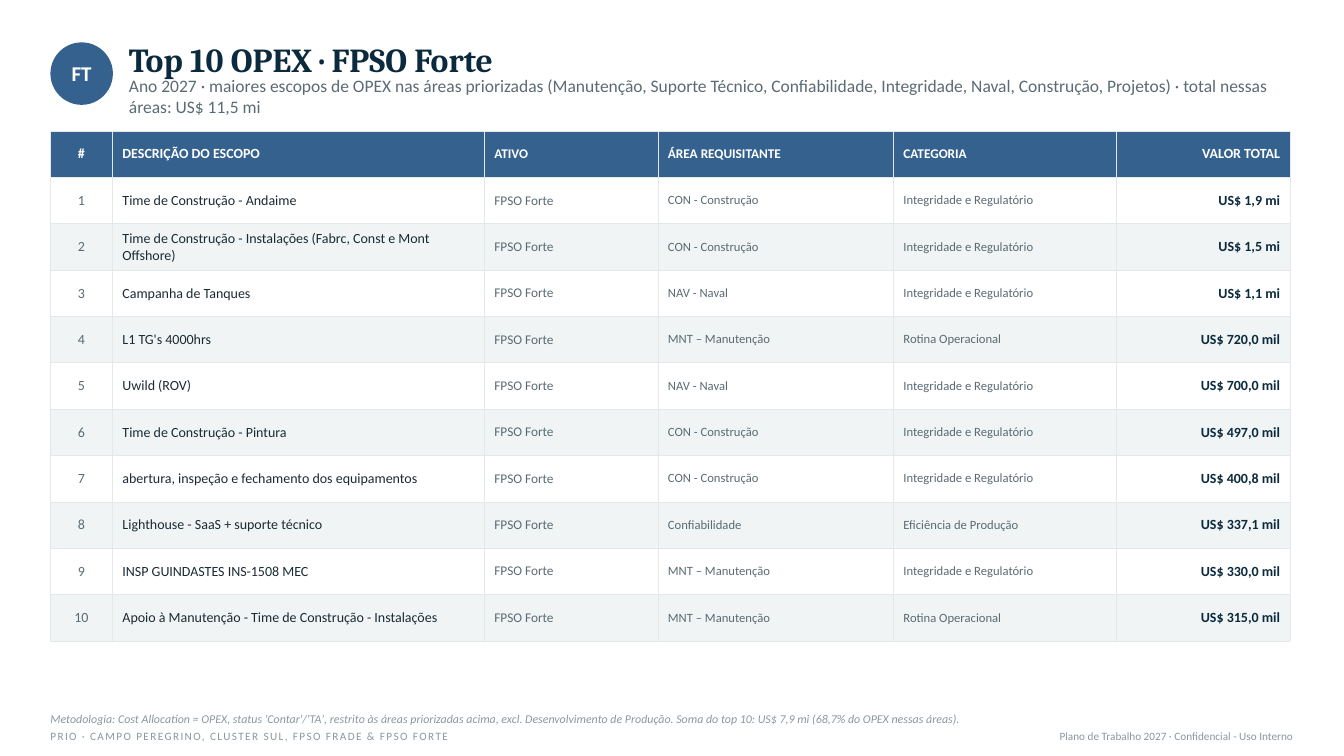
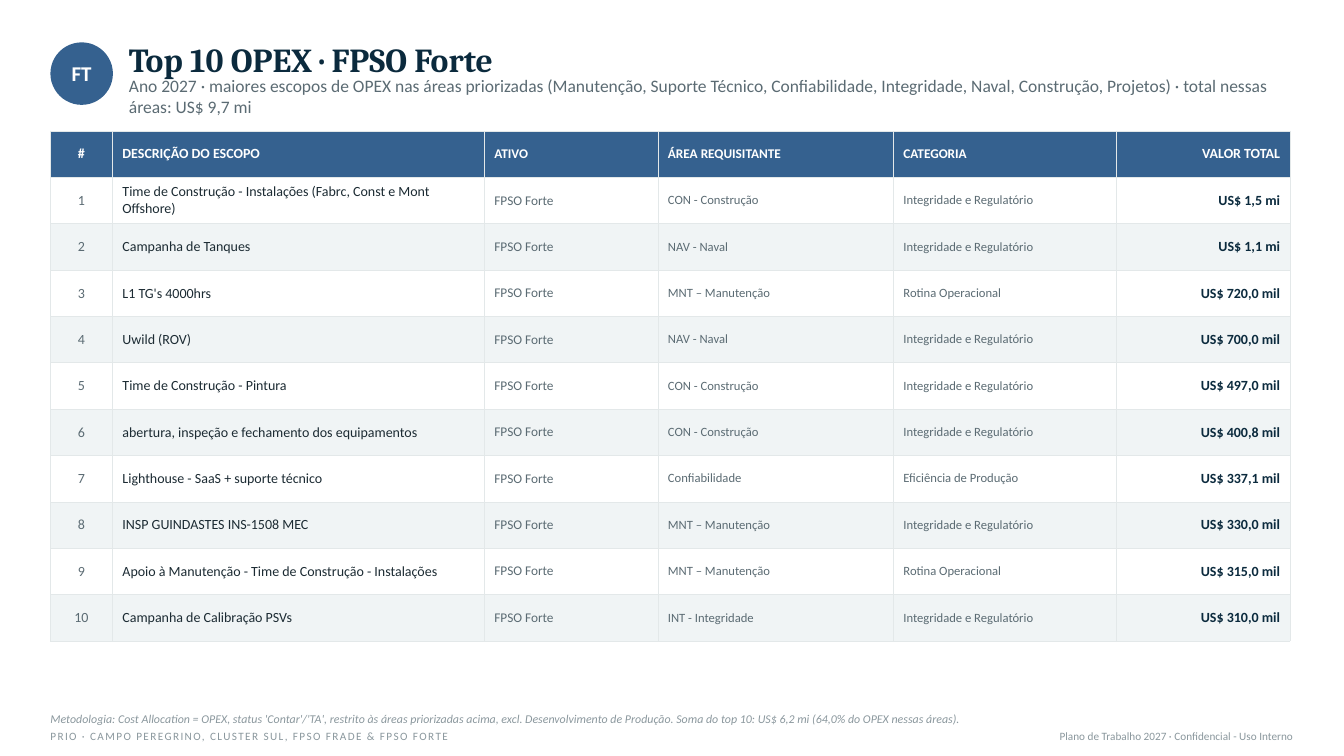
Before and after one commit to LucasRibaas/Planejamento, a slide deck: slide 8 of PRIO_Top_CAPEX_OPEX_Despriorizados_2027.pptx. Drawn at 1344x756 pixels with LibreOffice and Linux fonts; fonts in the diff are those of the drawing. Boxes give left, top, right and bottom in pixels: in the first picture for what was removed or moved away, otherwise in the second. Text is boxed around its words. In the diff, an @@ line names an element or a change of style, - is before the commit and + after.

```diff
--- a/PRIO_Top_CAPEX_OPEX_Despriorizados_2027.pptx
+++ b/PRIO_Top_CAPEX_OPEX_Despriorizados_2027.pptx
@@ text at bbox=[129, 78, 1267, 115]: text changed @@
-Ano 2027 · maiores escopos de OPEX nas áreas priorizadas (Manutenção, Suporte Técnico, Confiabilidade, Integridade, Naval, Construção, Projetos) · total nessas áreas: US$ 11,5 mi
+Ano 2027 · maiores escopos de OPEX nas áreas priorizadas (Manutenção, Suporte Técnico, Confiabilidade, Integridade, Naval, Construção, Projetos) · total nessas áreas: US$ 9,7 mi
@@ table at bbox=[50, 131, 1290, 629] @@
-row 2, column 2: Time de Construção - Andaime
+row 2, column 2: Time de Construção - Instalações (Fabrc, Const e Mont Offshore)
-row 2, column 6: US$ 1,9 mi
+row 2, column 6: US$ 1,5 mi
-row 3: 2 | Time de Construção - Instalações (Fabrc, Const e Mont Offshore) | FPSO Forte | CON - Construção | Integridade e Regulatório | US$ 1,5 mi
+row 3: 2 | Campanha de Tanques | FPSO Forte | NAV - Naval | Integridade e Regulatório | US$ 1,1 mi
-row 4: 3 | Campanha de Tanques | FPSO Forte | NAV - Naval | Integridade e Regulatório | US$ 1,1 mi
+row 4: 3 | L1 TG's 4000hrs | FPSO Forte | MNT – Manutenção | Rotina Operacional | US$ 720,0 mil
-row 5: 4 | L1 TG's 4000hrs | FPSO Forte | MNT – Manutenção | Rotina Operacional | US$ 720,0 mil
+row 5: 4 | Uwild (ROV) | FPSO Forte | NAV - Naval | Integridade e Regulatório | US$ 700,0 mil
-row 6: 5 | Uwild (ROV) | FPSO Forte | NAV - Naval | Integridade e Regulatório | US$ 700,0 mil
+row 6: 5 | Time de Construção - Pintura | FPSO Forte | CON - Construção | Integridade e Regulatório | US$ 497,0 mil
-row 7, column 2: Time de Construção - Pintura
+row 7, column 2: abertura, inspeção e fechamento dos equipamentos
-row 7, column 6: US$ 497,0 mil
+row 7, column 6: US$ 400,8 mil
-row 8: 7 | abertura, inspeção e fechamento dos equipamentos | FPSO Forte | CON - Construção | Integridade e Regulatório | US$ 400,8 mil
+row 8: 7 | Lighthouse - SaaS + suporte técnico | FPSO Forte | Confiabilidade | Eficiência de Produção | US$ 337,1 mil
-row 9: 8 | Lighthouse - SaaS + suporte técnico | FPSO Forte | Confiabilidade | Eficiência de Produção | US$ 337,1 mil
+row 9: 8 | INSP GUINDASTES INS-1508 MEC | FPSO Forte | MNT – Manutenção | Integridade e Regulatório | US$ 330,0 mil
-row 10: 9 | INSP GUINDASTES INS-1508 MEC | FPSO Forte | MNT – Manutenção | Integridade e Regulatório | US$ 330,0 mil
+row 10: 9 | Apoio à Manutenção - Time de Construção - Instalações | FPSO Forte | MNT – Manutenção | Rotina Operacional | US$ 315,0 mil
-row 11: 10 | Apoio à Manutenção - Time de Construção - Instalações | FPSO Forte | MNT – Manutenção | Rotina Operacional | US$ 315,0 mil
+row 11: 10 | Campanha de Calibração PSVs | FPSO Forte | INT - Integridade | Integridade e Regulatório | US$ 310,0 mil
@@ text at bbox=[50, 714, 959, 725]: text changed @@
-Metodologia: Cost Allocation = OPEX, status 'Contar'/'TA', restrito às áreas priorizadas acima, excl. Desenvolvimento de Produção. Soma do top 10: US$ 7,9 mi (68,7% do OPEX nessas áreas).
+Metodologia: Cost Allocation = OPEX, status 'Contar'/'TA', restrito às áreas priorizadas acima, excl. Desenvolvimento de Produção. Soma do top 10: US$ 6,2 mi (64,0% do OPEX nessas áreas).
```
Also in this commit, not shown: 31 other slides changed.
